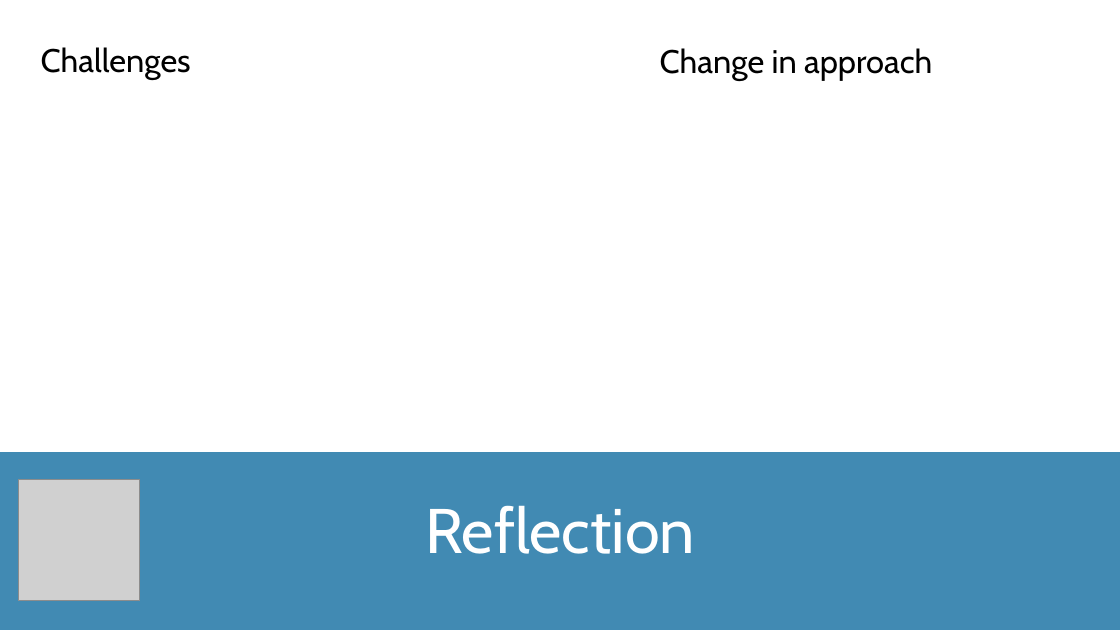
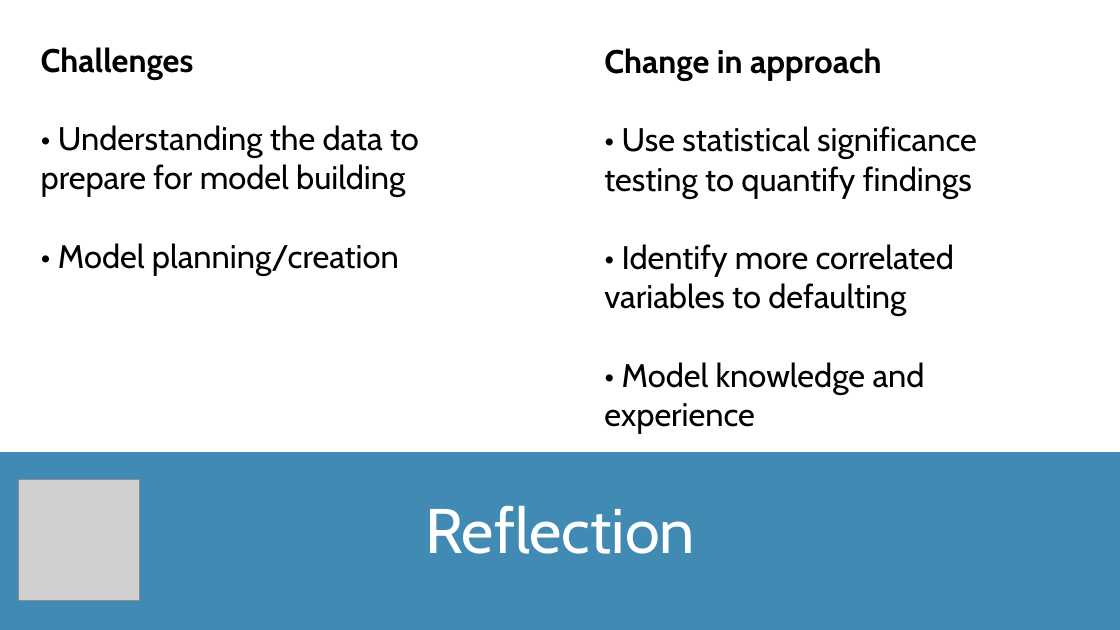
Before and after one commit to TomW49/final_proj_cc, a slide deck: slide 14 of documentation/loan_defaults_presentation.pptx (slide 15 before the commit). Drawn at 1120x630 pixels with LibreOffice and Linux fonts; fonts in the diff are those of the drawing; grey boxes stand for pictures. Boxes give left, top, right and bottom in pixels: in the first picture for what was removed or moved away, otherwise in the second. Text is boxed around its words. In the diff, an @@ line names an element or a change of style, - is before the commit and + after.

```diff
--- a/documentation/loan_defaults_presentation.pptx
+++ b/documentation/loan_defaults_presentation.pptx
@@ text at [41,47,194,80]: bold on in "Challenges" @@
@@ text "Change in approach": place and size @@
-text "Change in approach" at [660,48,932,81]
+text "Change in approach" at [604,48,977,434]
@@ text at [604,48,882,81]: bold on in "Change in approach" @@
@@ text at [41,125,419,276]: paragraphs added @@
+• Understanding the data to prepare for model building
+• Model planning/creation
@@ text at [604,126,977,434]: paragraphs added @@
+• Use statistical significance testing to quantify findings
+• Identify more correlated variables to defaulting
+• Model knowledge and experience
```
Also in this commit, not shown: 6 other slides changed, 4 slides added, 5 slides removed.
